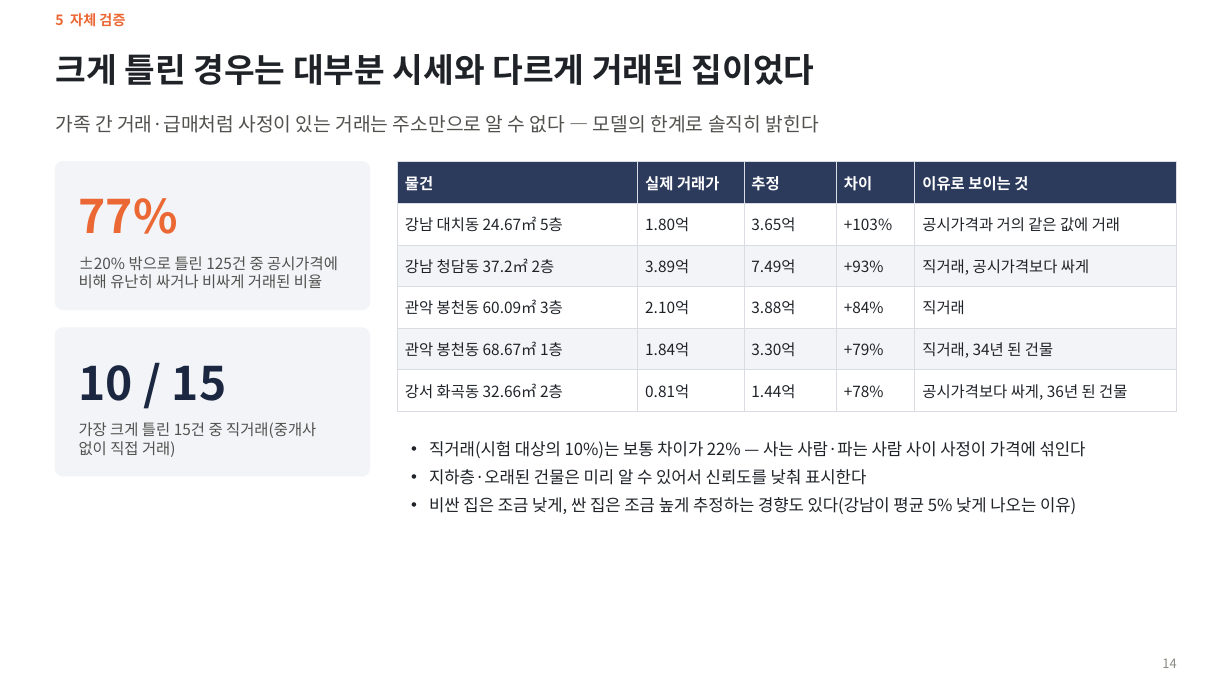
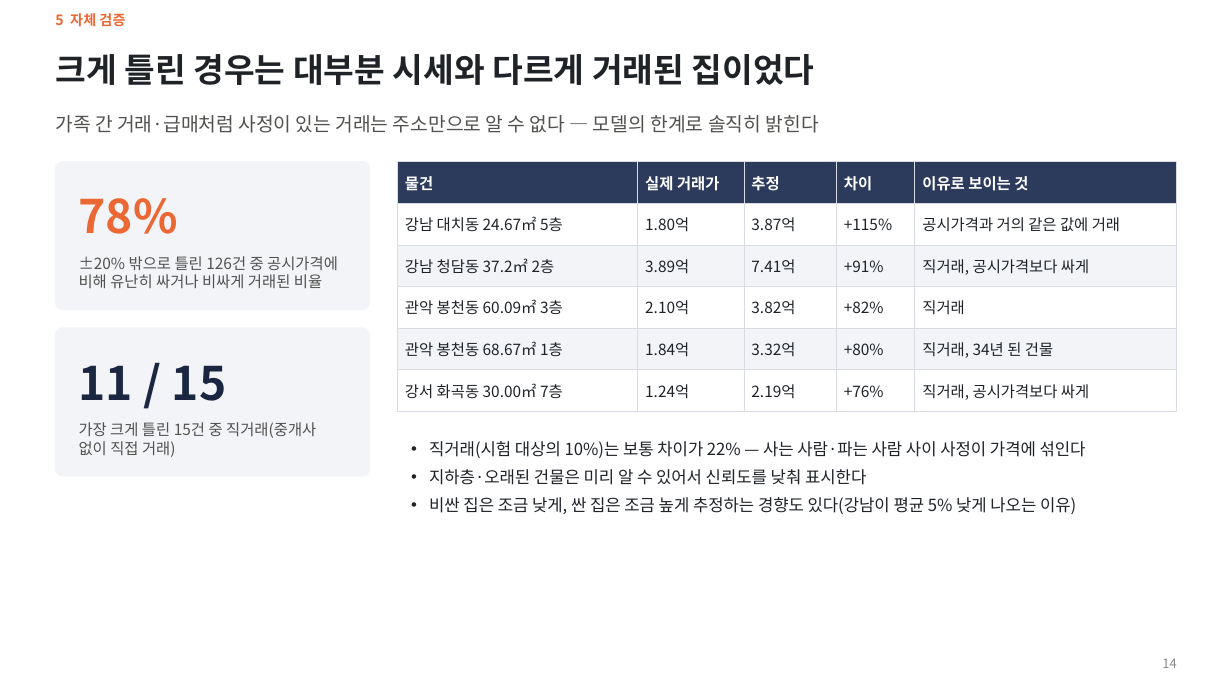
Before and after one commit to KimInSeok-DA/DA_Seoul_Villa_AVM, a slide deck: slide 14 of presentation/AVM_발표.pptx. Drawn at 1232x693 pixels with LibreOffice and Linux fonts; fonts in the diff are those of the drawing. Boxes give left, top, right and bottom in pixels: in the first picture for what was removed or moved away, otherwise in the second. Text is boxed around its words. In the diff, an @@ line names an element or a change of style, - is before the commit and + after.

Commit message:
문서·PPT: 철거된 건물 거래 제외 반영과 숫자 갱신
- README 결과 표·데이터·환경 변수, PPT 재료, 용어사전, 진행 과정, 1007_13·15 수치 갱신
- PPT 데이터 다듬기·자체 검증·신뢰도·크게 틀린 사례·예시·부록 수치, AI 활용 장 문서·PR 수
- HANDOFF·작업일지·AI 활용 기록

```diff
--- a/presentation/AVM_발표.pptx
+++ b/presentation/AVM_발표.pptx
@@ table at [397,162,1177,404] @@
-row 2, column 3: 3.65억
+row 2, column 3: 3.87억
-row 2, column 4: +103%
+row 2, column 4: +115%
-row 3, column 3: 7.49억
+row 3, column 3: 7.41억
-row 3, column 4: +93%
+row 3, column 4: +91%
-row 4, column 3: 3.88억
+row 4, column 3: 3.82억
-row 4, column 4: +84%
+row 4, column 4: +82%
-row 5, column 3: 3.30억
+row 5, column 3: 3.32억
-row 5, column 4: +79%
+row 5, column 4: +80%
-row 6: 강서 화곡동 32.66㎡ 2층 | 0.81억 | 1.44억 | +78% | 공시가격보다 싸게, 36년 된 건물
+row 6: 강서 화곡동 30.00㎡ 7층 | 1.24억 | 2.19억 | +76% | 직거래, 공시가격보다 싸게
@@ text at [79,198,178,234]: text changed @@
-77%
+78%
@@ text at [79,256,338,288]: text changed @@
-±20% 밖으로 틀린 125건 중 공시가격에 비해 유난히 싸거나 비싸게 거래된 비율
+±20% 밖으로 틀린 126건 중 공시가격에 비해 유난히 싸거나 비싸게 거래된 비율
@@ text at [79,365,227,401]: text changed @@
-10 / 15
+11 / 15
```
Also in this commit, not shown: 11 other slides changed, 10 other files.
